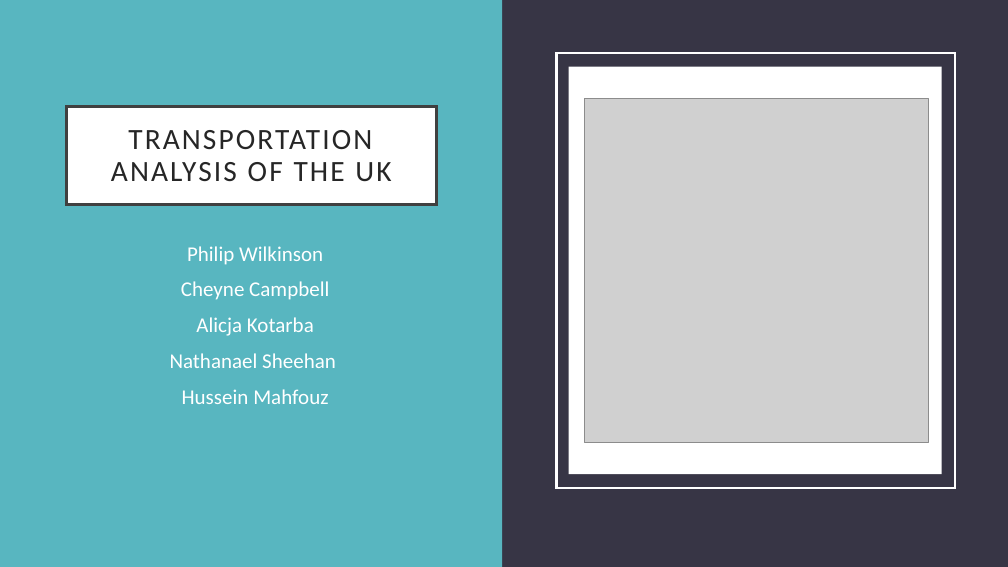
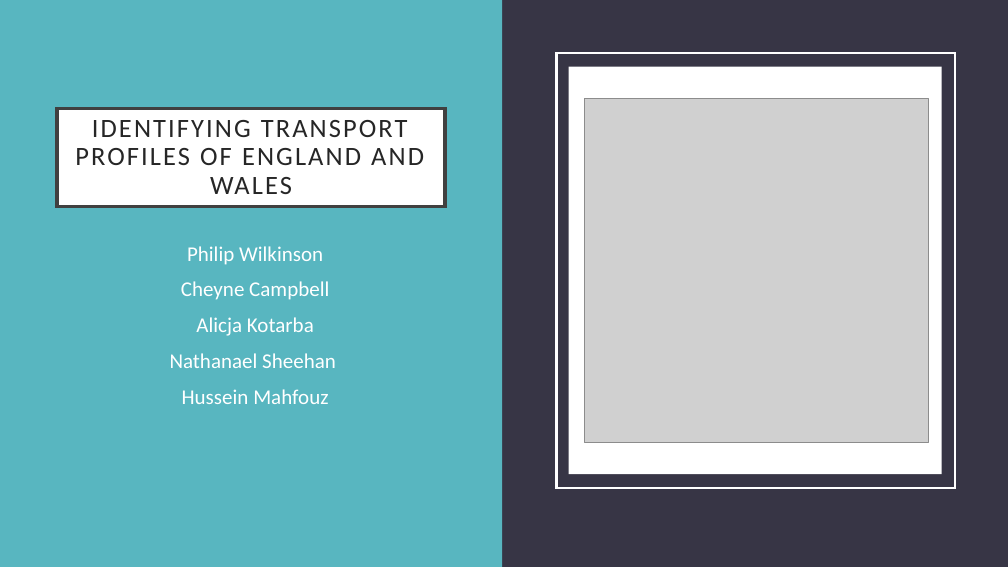
Before and after one commit to natesheehan/spidercartographers, a slide deck: slide 1 of For Report/Presentation.pptx. Drawn at 1008x567 pixels with LibreOffice and Linux fonts; fonts in the diff are those of the drawing; grey boxes stand for pictures. Boxes give left, top, right and bottom in pixels: in the first picture for what was removed or moved away, otherwise in the second. Text is boxed around its words. In the diff, an @@ line names an element or a change of style, - is before the commit and + after.

```diff
--- a/For Report/Presentation.pptx
+++ b/For Report/Presentation.pptx
@@ title "IDENTIFYING TRANSPORT PROFILES OF ENGLAND ...": place and size @@
-title "IDENTIFYING TRANSPORT PROFILES OF ENGLAND ..." at <box>67,107,436,205</box>
+title "IDENTIFYING TRANSPORT PROFILES OF ENGLAND ..." at <box>57,108,445,206</box>
@@ title at <box>75,120,424,194</box>: text changed; size 28 to 25.2 pt @@
-TRANSPORTATION ANALYSIS OF THE UK
+IDENTIFYING TRANSPORT PROFILES OF ENGLAND AND WALES
```
Also in this commit, not shown: 3 other slides changed.
